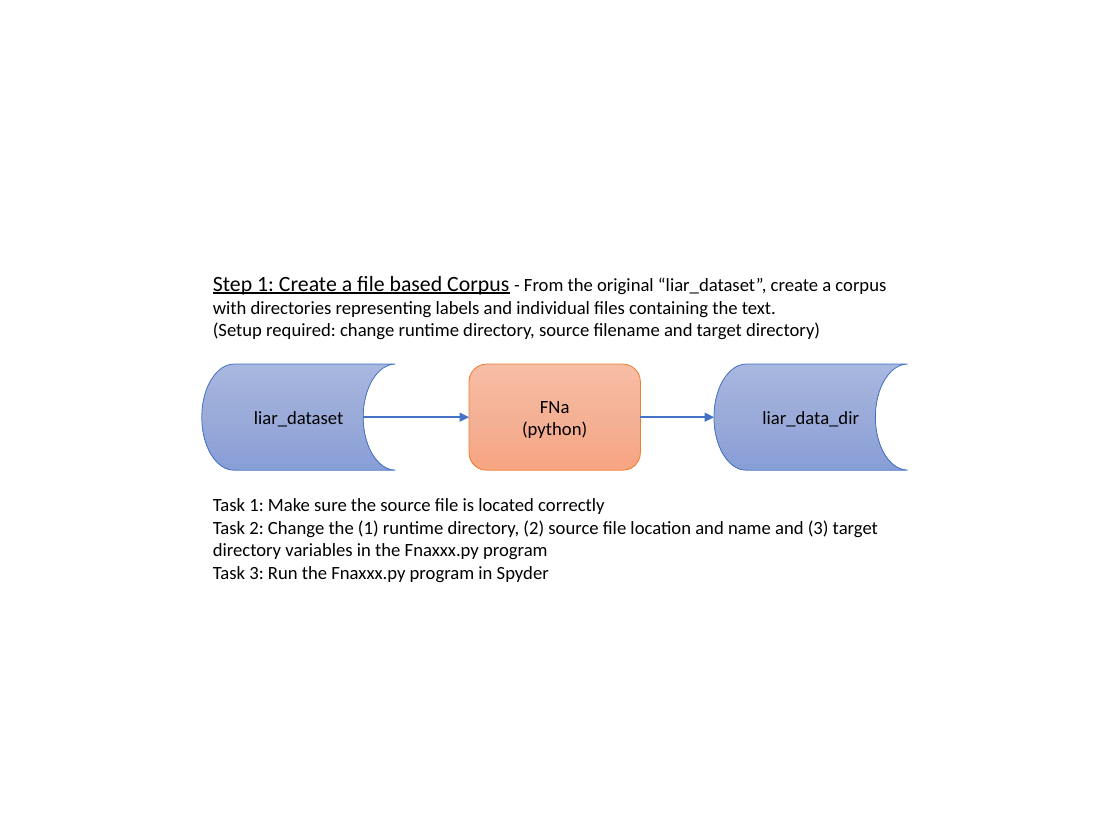
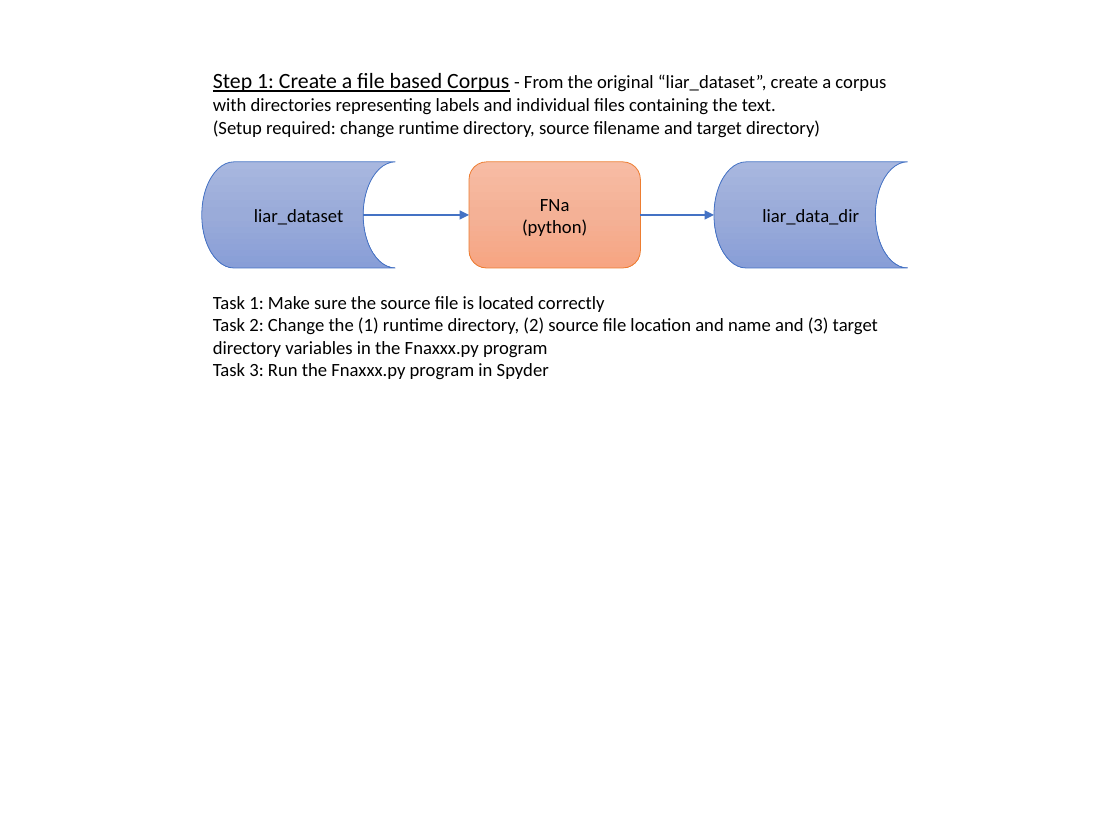
Before and after one commit to richpatanalytics/FakeNewsAnalysis, a slide deck: slide 1 of FakeNewsExecutionInstructions.pptx. Drawn at 1120x840 pixels with LibreOffice and Linux fonts; fonts in the diff are those of the drawing. Boxes give left, top, right and bottom in pixels: in the first picture for what was removed or moved away, otherwise in the second. Text is boxed around its words. In the diff, an @@ line names an element or a change of style, - is before the commit and + after.

```diff
--- a/FakeNewsExecutionInstructions.pptx
+++ b/FakeNewsExecutionInstructions.pptx
@@ 2 flow chart online storages, 2 texts, 2 arrows, 1 rounded rectangle: place and size @@
-2 flow chart online storages, 2 texts, 2 arrows, 1 rounded rectangle at (202,276,908,583)
+2 flow chart online storages, 2 texts, 2 arrows, 1 rounded rectangle at (202,73,908,380)
```
Also in this commit, not shown: 1 slide added, 1 other file.
